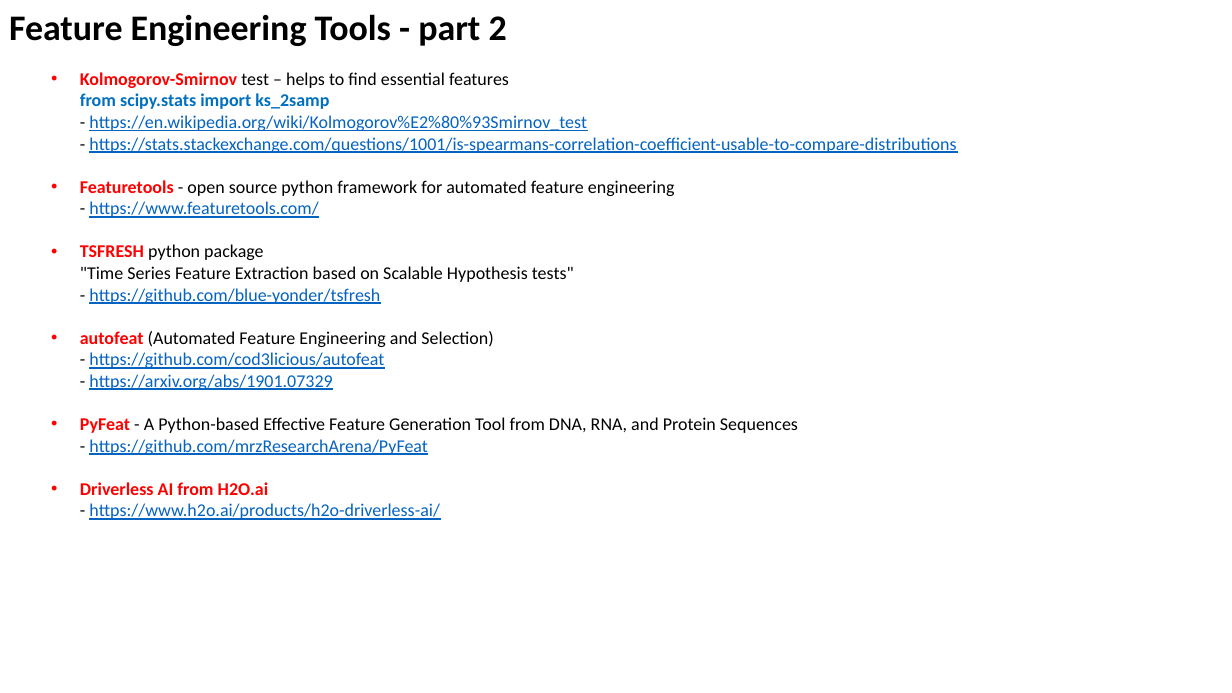
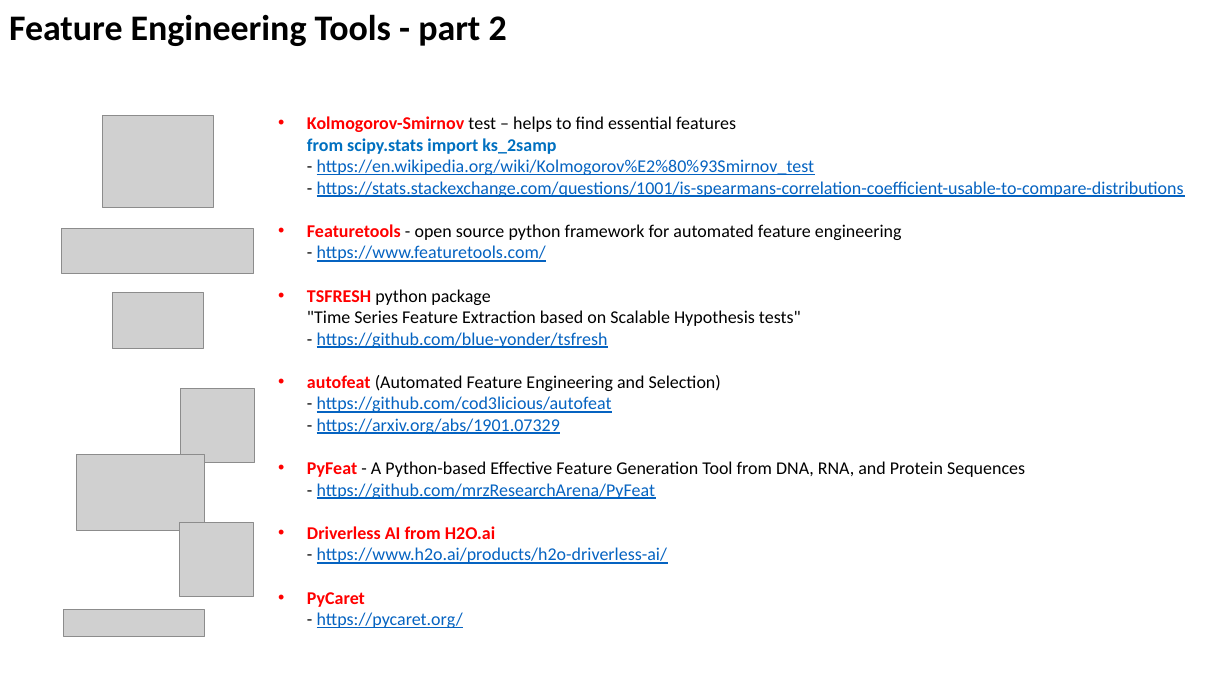
Before and after one commit to lselector/ml_ai_doc, a slide deck: slide 3 of Feature_Engineering.pptx. Drawn at 1232x693 pixels with LibreOffice and Linux fonts; fonts in the diff are those of the drawing; grey boxes stand for pictures. Boxes give left, top, right and bottom in pixels: in the first picture for what was removed or moved away, otherwise in the second. Text is boxed around its words. In the diff, an @@ line names an element or a change of style, - is before the commit and + after.

```diff
--- a/Feature_Engineering.pptx
+++ b/Feature_Engineering.pptx
@@ picture added at bbox=[103, 116, 213, 207] @@
@@ text "Kolmogorov-Smirnov test – helps to ...": place and size @@
-text "Kolmogorov-Smirnov test – helps to ..." at bbox=[80, 72, 956, 520]
+text "Kolmogorov-Smirnov test – helps to ..." at bbox=[307, 116, 1184, 628]
@@ picture added at bbox=[62, 229, 254, 274] @@
@@ picture added at bbox=[113, 292, 203, 348] @@
@@ picture added at bbox=[181, 389, 255, 463] @@
@@ picture added at bbox=[77, 455, 205, 531] @@
@@ picture added at bbox=[179, 523, 253, 597] @@
@@ text at bbox=[307, 592, 463, 628]: paragraph added @@
+• PyCaret
+  - https://pycaret.org/
@@ picture added at bbox=[64, 610, 204, 637] @@
```
Also in this commit, not shown: 3 other slides changed, 5 slides added.
